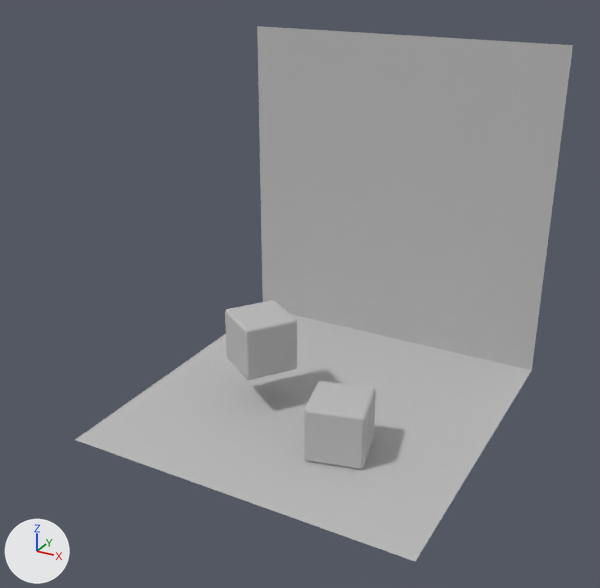
A saved change to the OBJ model assets/wall.obj.
The view is the same before and after, from a 50 mm lens placed at (87.0, -162.4, 98.2), pointed at (10.5, -23.2, 28.7). Arrows for +X, +Y and +Z are at lower left; the lights stay in place. Where no turn or scale is listed for an object, it has been applied to the vertices.

The first picture shows 'wall'.
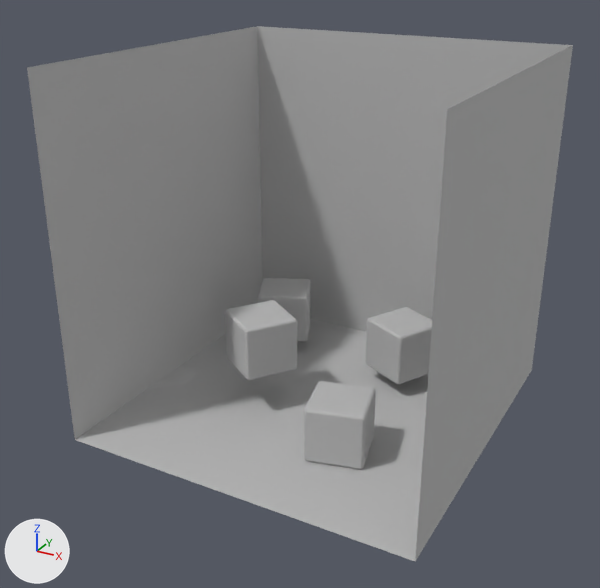
What the commit changed:
me_wall is used by ob_wall; location (0.0, 0.0, 0.0).
me_wall had 546 vertices, 500 faces and spanned x -25.7..50.5, y -55.6..20.7, z 0.0..76.2.
me_wall now has 1085 vertices, 1000 faces and spans x -25.7..50.5, y -55.6..20.7, z 0.0..76.2.
me_wall part 1: the loose piece of 152 vertices spanning x -8.3..8.3, y -30.4..-13.8, z 8.9..21.3 is copied, and the copy is turned -30.2 degrees about the z axis through its middle, then moved by (-9.2, 26.6, -5.5); it spans x -17.1..-1.3, y -3.4..12.5, z 3.5..15.8.
me_wall part 2: the loose piece of 152 vertices spanning x 17.2..31.8, y -39.3..-24.7, z 0.0..12.3 is copied, and the copy is turned -41.3 degrees about the z axis through its middle, then moved by (0.0, 32.5, 3.5); it spans x 16.5..32.6, y -7.5..8.6, z 3.5..15.8.
Part 3, on me_wall:
29 faces are deleted.
13 new vertices lie (0.0, -7.6, 0.0) away from vertices in x -25.7..50.5, y -32.7..20.7, z 0.0..76.2.
11 new vertices lie (0.0, -7.7, 0.0) away from vertices in x 50.5, y 13.1, z 0.0..76.2.
12 new vertices lie (0.0, -7.6, 0.0) away from vertices in x -25.7..50.5, y -32.7..5.4, z 0.0..76.2.
11 new vertices lie (0.0, -7.6, 0.0) away from vertices in x 50.5, y -2.2, z 0.0..76.2.
11 new vertices lie (0.0, -7.6, 0.0) away from vertices in x 50.5, y -9.8, z 0.0..76.2.
11 new vertices lie (7.6, 0.0, 0.0) away from vertices in x 42.9, y 20.7, z 0.0..76.2.
10 new vertices lie (0.0, 0.0, 7.6) away from vertices in x -25.7..50.5, y -55.6..-25.1, z 0.0.
10 new vertices lie (0.0, 0.0, 7.6) away from vertices in x -25.7..50.5, y -55.6..-25.1, z 7.6.
10 new vertices lie (0.0, 0.0, 7.7) away from vertices in x -25.7..50.5, y -55.6..-25.1, z 15.2.
10 new vertices lie (0.0, 0.0, 7.6) away from vertices in x -25.7..50.5, y -55.6..-25.1, z 22.9.
10 new vertices lie (0.0, 0.0, 7.6) away from vertices in x -25.7..50.5, y -55.6..-25.1, z 30.5.
10 new vertices lie (0.0, 0.0, 7.6) away from vertices in x -25.7..50.5, y -55.6..-25.1, z 38.1.
10 new vertices lie (0.0, 0.0, 7.7) away from vertices in x -25.7..50.5, y -55.6..-25.1, z 45.7.
10 new vertices lie (0.0, 0.0, 7.6) away from vertices in x -25.7..50.5, y -55.6..-25.1, z 53.4.
10 new vertices lie (0.0, 0.0, 7.6) away from vertices in x -25.7..50.5, y -55.6..-25.1, z 61.0.
10 new vertices lie (0.0, 0.0, 7.6) away from vertices in x -25.7..50.5, y -55.6..-25.1, z 68.6.
11 new vertices lie (0.0, 7.7, 0.0) away from vertices in x -25.7, y -25.1, z 0.0..76.2.
11 new vertices lie (0.0, 7.6, 0.0) away from vertices in x -25.7, y -17.4, z 0.0..76.2.
11 new vertices lie (0.0, 7.6, 0.0) away from vertices in x -25.7, y -9.8, z 0.0..76.2.
11 new vertices lie (0.0, 7.6, 0.0) away from vertices in x -25.7, y -2.2, z 0.0..76.2.
11 new vertices lie (0.0, 7.7, 0.0) away from vertices in x -25.7, y 5.4, z 0.0..76.2.
11 new vertices lie (0.0, 7.6, 0.0) away from vertices in x -25.7, y 13.1, z 0.0..76.2.
229 new faces join them, mat_wall_initialshadinggroup (grey #bcbcbc).

Boxes (x1, y1, x2, y2) around the edits, measured in the pictures (600 x 588 px):
'wall', reshaped (10% wider): before (75, 26, 573, 561); after (27, 26, 573, 561)
part 1 of me_wall, added: after (258, 278, 310, 341)
part 2 of me_wall, added: after (366, 307, 432, 384)
part 3 of me_wall, built on: before (262, 43, 573, 384); after (27, 26, 573, 561)
